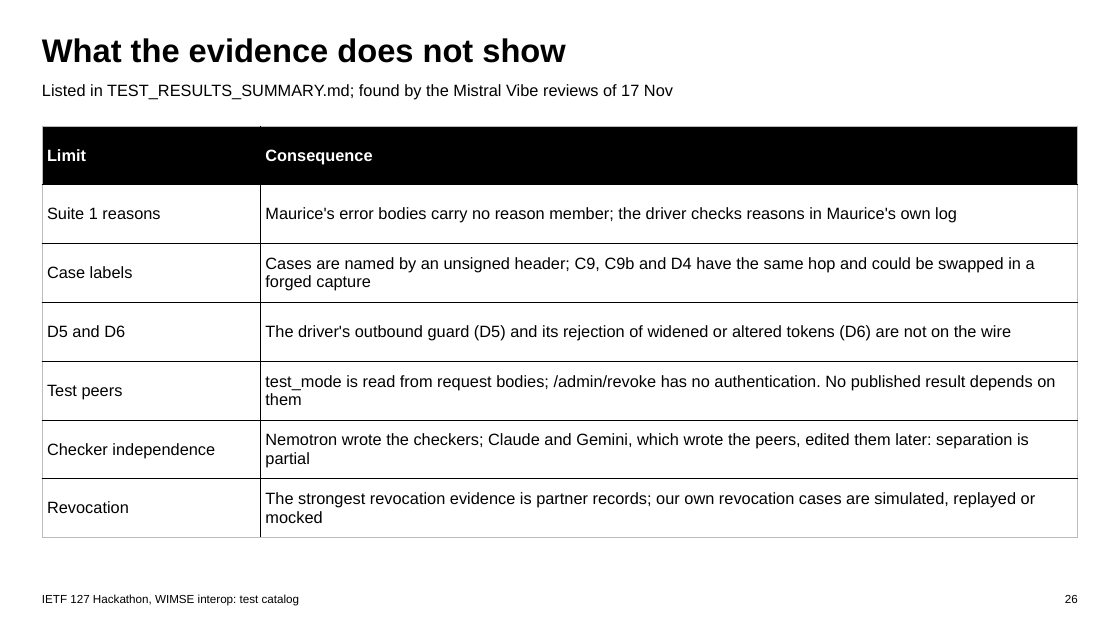
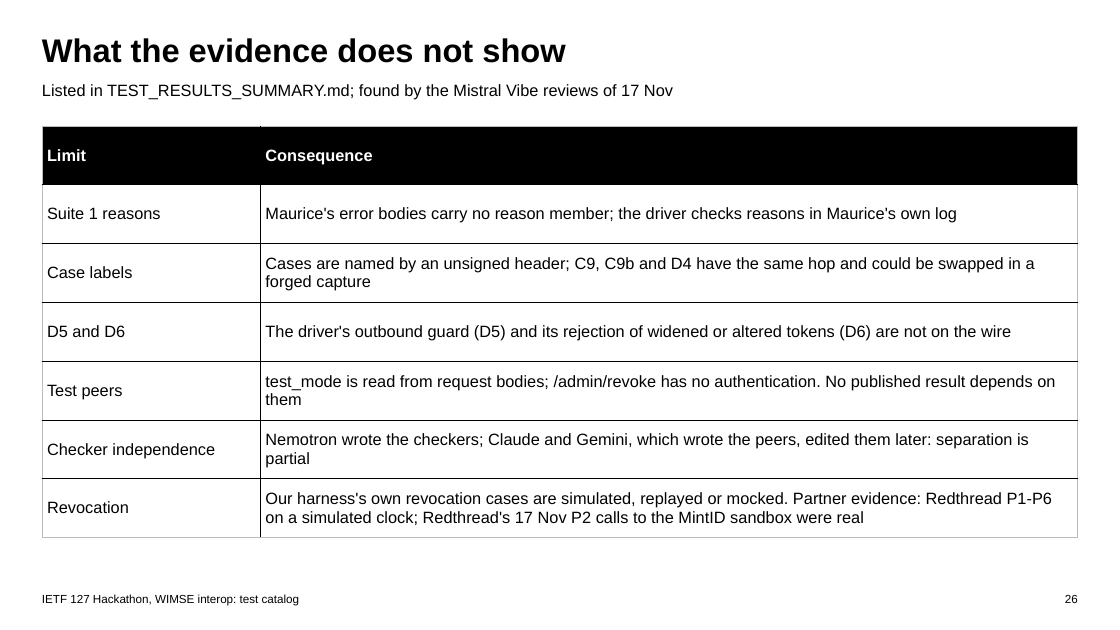
Before and after one commit to apelov/IETF127-Hackathon-AI2II-WIMSE, a slide deck: slide 26 of IETF127_WIMSE_Test_Catalog.pptx. Drawn at 1120x630 pixels with LibreOffice and Linux fonts; fonts in the diff are those of the drawing. Boxes give left, top, right and bottom in pixels: in the first picture for what was removed or moved away, otherwise in the second. Text is boxed around its words. In the diff, an @@ line names an element or a change of style, - is before the commit and + after.

```diff
--- a/IETF127_WIMSE_Test_Catalog.pptx
+++ b/IETF127_WIMSE_Test_Catalog.pptx
@@ table at [42, 126, 1078, 538] @@
-row 7, column 2: The strongest revocation evidence is partner records; our own revocation cases are simulated, replayed or mocked
+row 7, column 2: Our harness's own revocation cases are simulated, replayed or mocked. Partner evidence: Redthread P1-P6 on a simulated clock; Redthread's 17 Nov P2 calls to the MintID sandbox were real
```
Also in this commit, not shown: 1 other slide changed, 10 other files.
